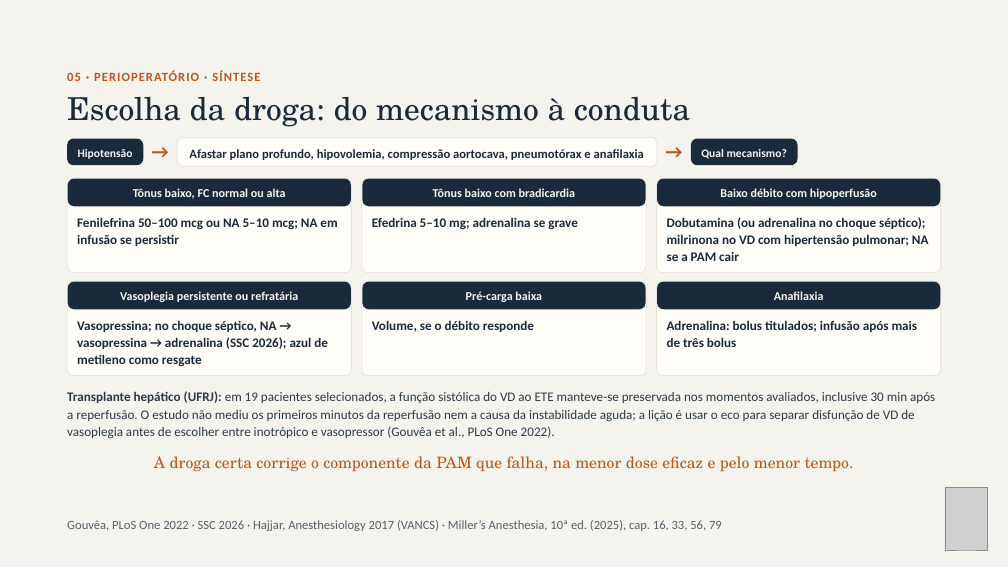
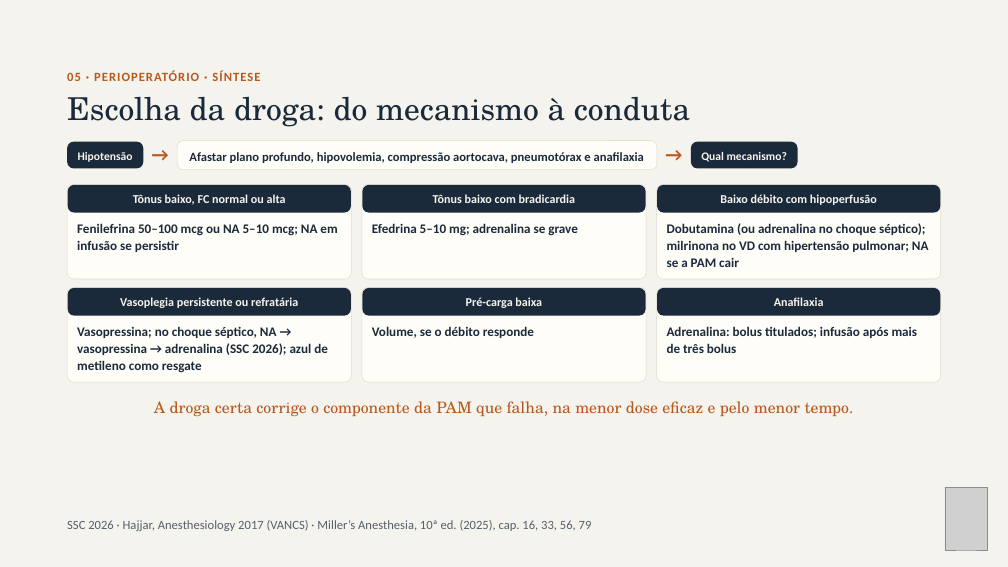
Before and after one commit to brunomoraesdubois-bit/Bruno, a slide deck: slide 13 of apresentacao/Aminas_Vasoativas.pptx. Drawn at 1008x567 pixels with LibreOffice and Linux fonts; fonts in the diff are those of the drawing; grey boxes stand for pictures. Boxes give left, top, right and bottom in pixels: in the first picture for what was removed or moved away, otherwise in the second. Text is boxed around its words. In the diff, an @@ line names an element or a change of style, - is before the commit and + after.

```diff
--- a/apresentacao/Aminas_Vasoativas.pptx
+++ b/apresentacao/Aminas_Vasoativas.pptx
@@ 12 rounded rectangles, 6 texts: place and size @@
-12 rounded rectangles, 6 texts at [67,178,941,376]
+12 rounded rectangles, 6 texts at [67,185,941,382]
@@ text "A droga certa corrige o ...": place and size @@
-text "A droga certa corrige o ..." at [154,456,854,471]
+text "A droga certa corrige o ..." at [154,401,854,416]
@@ text removed at [67,391,935,439] @@
-Transplante hepático (UFRJ): em 19 pacientes selecionados, a função sistólica do VD ao ETE manteve-se preservada nos momentos avaliados, inclusive 30 min após a reperfusão. O estudo não mediu os primeiros minutos da reperfusão nem a causa da instabilidade aguda; a lição é usar o eco para separar disfunção de VD de vasoplegia antes de escolher entre inotrópico e vasopressor (Gouvêa et al., PLoS One 2022).
@@ text at [67,520,592,531]: text changed @@
-Gouvêa, PLoS One 2022 · SSC 2026 · Hajjar, Anesthesiology 2017 (VANCS) · Miller’s Anesthesia, 10ª ed. (2025), cap. 16, 33, 56, 79
+SSC 2026 · Hajjar, Anesthesiology 2017 (VANCS) · Miller’s Anesthesia, 10ª ed. (2025), cap. 16, 33, 56, 79
```
Also in this commit, not shown: 9 other files.
